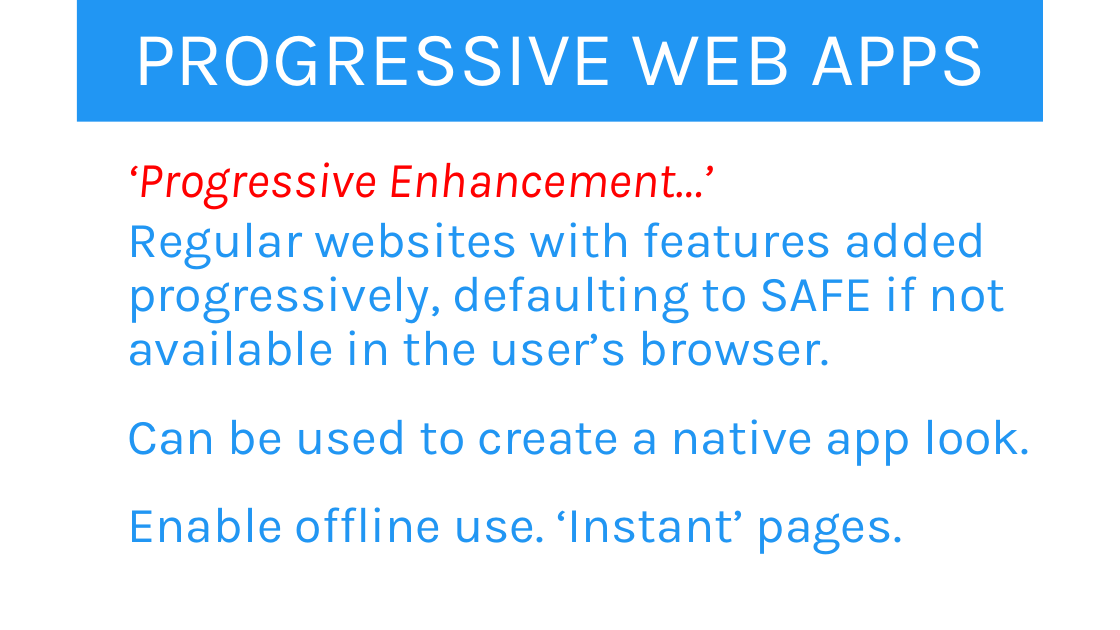
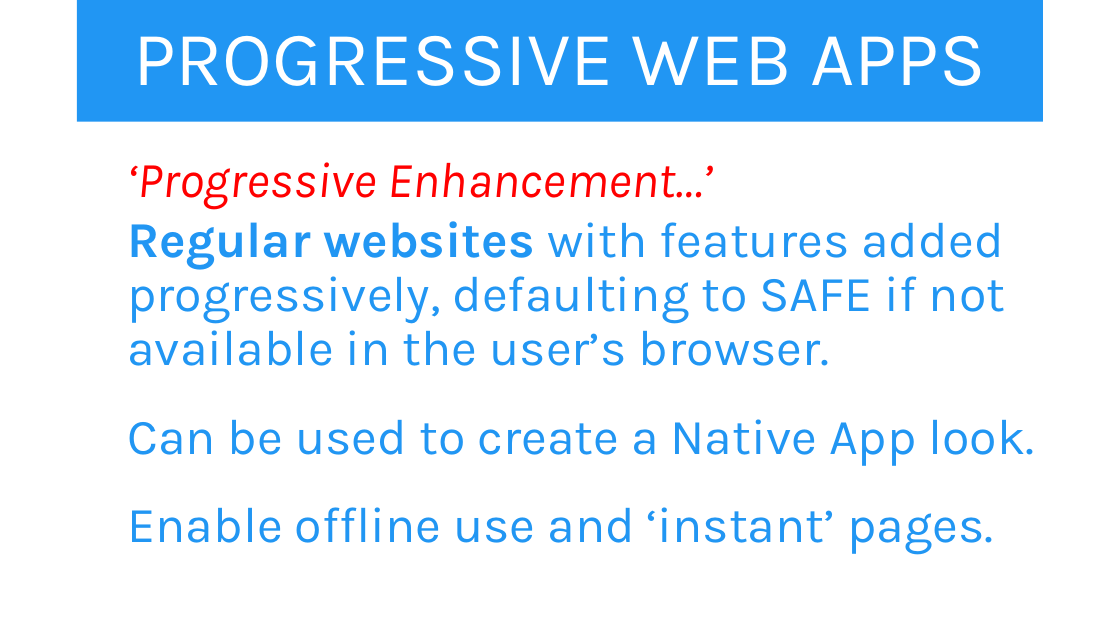
Before and after one commit to aniWeyn/pwa, a slide deck: slide 2 of PWA.pptx. Drawn at 1120x630 pixels with LibreOffice and Linux fonts; fonts in the diff are those of the drawing. Boxes give left, top, right and bottom in pixels: in the first picture for what was removed or moved away, otherwise in the second. Text is boxed around its words. In the diff, an @@ line names an element or a change of style, - is before the commit and + after.

```diff
--- a/PWA.pptx
+++ b/PWA.pptx
@@ text at (x1=127, y1=221, x2=1006, y2=366): bold on in "Regular websites" @@
@@ text at (x1=127, y1=419, x2=1034, y2=554): text changed @@
-  Can be used to create a native app look.
-  Enable offline use. ‘Instant’ pages.
+  Can be used to create a Native App look.
+  Enable offline use and ‘instant’ pages.
```
Also in this commit, not shown: 5 other slides changed, 2 slides added, 1 slide removed, 2 other files.
